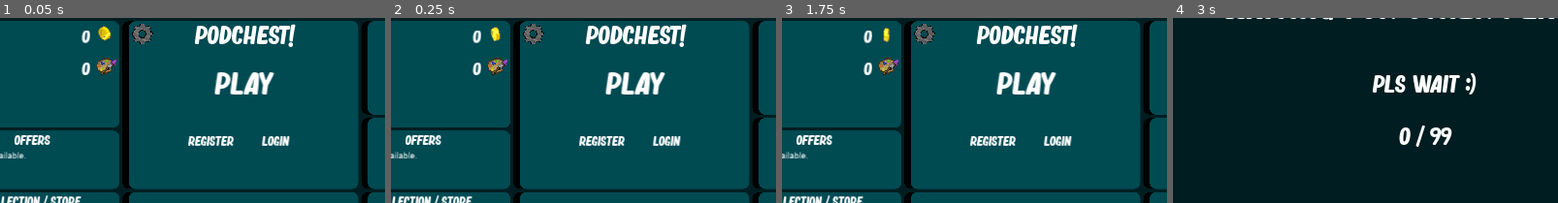
Above: before the commit, frames 1-4 (left to right).
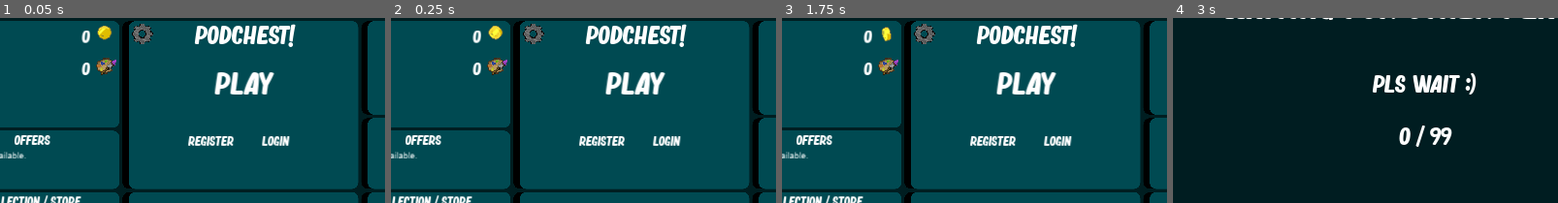
Above: after the commit, the same moments.

Repository: Ludermis/Podchest
Game: Godot game, scene res://Prefabs/Scenes/MainScene.tscn
Same seed, same stepped clock (60 frames per second), same inputs: the game is played once before the commit and once after it.
Inputs (mouse positions are % of the whole screen's width and height, from its top left):
- Up to frame 1 (0.05 s): no input
- Up to frame 2 (0.25 s): no input
- Up to frame 3 (1.75 s): click "Play" at 0.5 s; click "Main Menu" at 1.25 s
- Up to frame 4 (3 s): click "Play" at 2 s; tap Enter at 2.75 s; move the mouse to (72, 44) at 2.77 s; hold D (right) from 2.78 s (still down); click (72, 44) at 2.85 s
The pictures show only the part of the screen within x 18-68%, y 12-62%; the shares and areas given below are measured in that part.

The runs differ from the first frame. In frame 1, 0.2% of the frame differs, in the area x 25-30%, y 4-13%; in frame 2, 0.2%; in frame 3, 0.1%; in frame 4, nothing differs.

Commit message:
Lynext
Bear trap improved

Diff:
--- a/Prefabs/Scenes/MainScene.tscn
+++ b/Prefabs/Scenes/MainScene.tscn
@@ -481,7 +481,7 @@
 position = Vector2( 411.432, 42.1931 )
 scale = Vector2( 2, 2 )
 frames = SubResource( 13 )
-frame = 5
+frame = 3
 playing = true
 
 [node name="APSprite" type="AnimatedSprite" parent="AccountPanel"]
--- a/Scripts/Objects/BearTrap.gd
+++ b/Scripts/Objects/BearTrap.gd
@@ -16,9 +16,10 @@
 		$AnimatedSprite.play("default")
 
 func tree_exited():
-	if trappedPlayer == Client.selfPeerID && !Vars.objects[Client.selfPeerID].anySkillCasting():
-		Vars.objects[Client.selfPeerID].canMove = true
-		Vars.objects[Client.selfPeerID].animation = "rootedEnd"
+	if Client.selfPeerID == Vars.roomMaster && trappedPlayer != -1 && Vars.objects.has(trappedPlayer) && !Vars.objects[trappedPlayer].anySkillCasting():
+		Vars.objects[trappedPlayer].canMove = true
+		Vars.objects[trappedPlayer].animation = "rootedEnd"
+		get_tree().root.get_node("Main").rpc_id(1,"objectUpdated",Client.selfPeerID,trappedPlayer,{"canMove": true, "animation": "rootedEnd"})
 	if Vars.objects.has(id):
 		Vars.objects.erase(id)
 
@@ -63,5 +64,6 @@
 			$AnimatedSprite.play("default")
 			trappedPlayer = body.id
 			body.canMove = false
+			body.animation = "rooted"
+			get_tree().root.get_node("Main").rpc_id(1,"objectUpdated",Client.selfPeerID,body.id,{"canMove": false, "animation": "rooted"})
 			get_tree().root.get_node("Main").rpc_id(1,"objectUpdated",Client.selfPeerID,id,{"animationPlayed": true, "trappedPlayer": trappedPlayer})
-			get_tree().root.get_node("Main").rpc_id(1,"objectUpdated",Client.selfPeerID,body.id,{"canMove": false})
